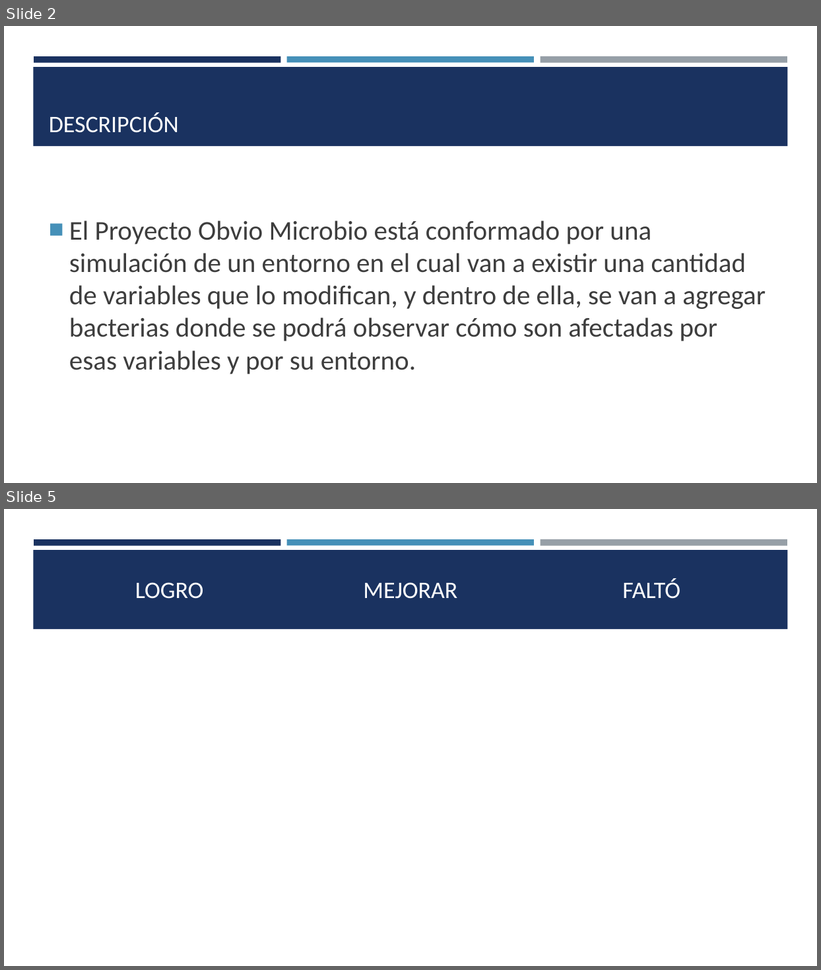
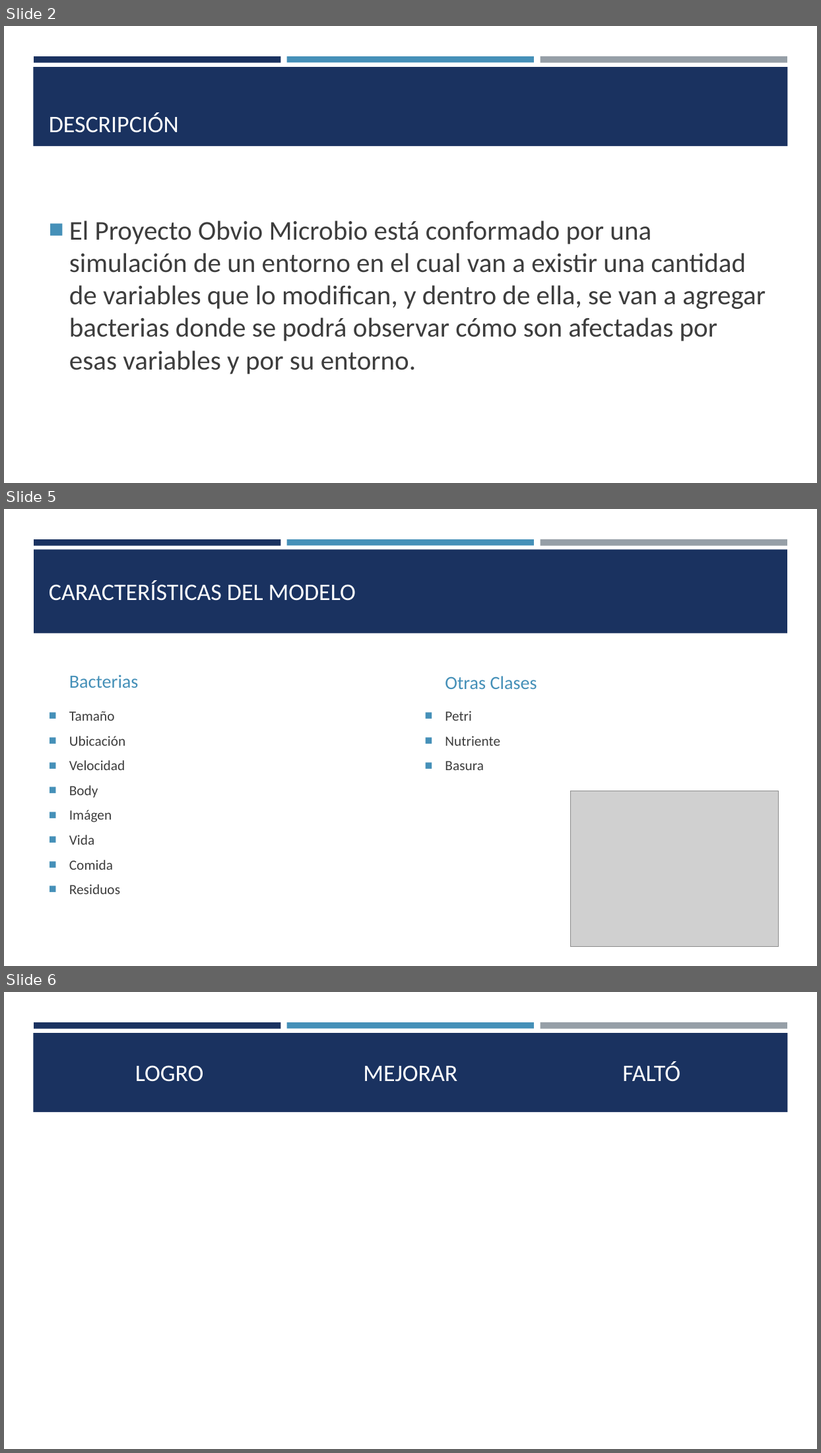
Before and after one commit to rubengv1999/ObvioMicrobio, a slide deck: Obvio Microbio.pptx. Shown one above the other, each under a label of ours: slides 2 and 5 before the commit, slides 2, 5 and 6 after it; the slides between them are not shown. The pictures are 821x970 and 821x1453 pixels, drawn with LibreOffice and Linux fonts; fonts in the diff are those of the drawing; grey boxes stand for pictures; background and template pictures are left out. Boxes give left, top, right and bottom in pixels: in the first picture for what was removed or moved away, otherwise in the second. Text is boxed around its words. In the diff, an @@ line names an element or a change of style, - is before the commit and + after.

```diff
--- a/Obvio Microbio.pptx
+++ b/Obvio Microbio.pptx
@@ slide 5 added at [4,509,817,966], background #FFFFFF; not listed: 3 template elements that a slide beside it also shows @@
@@ rectangle added at [34,549,788,634], fill #1A3260 @@
@@ title added at [49,580,356,601], 28 pt, text #FFFFFF @@
+CARACTERÍSTICAS DEL MODELO
@@ text added at [69,675,139,688], 22 pt, text #4590B8 @@
+Bacterias
@@ text added at [445,676,537,689], 22 pt, text #4590B8 @@
+Otras Clases
@@ text added at [69,712,125,894], 16.6 pt, text #3D3D3D @@
+■ Tamaño
+■ Ubicación
+■ Velocidad
+■ Body
+■ Imágen
+■ Vida
+■ Comida
+■ Residuos
@@ text added at [445,711,500,770], 16.6 pt, text #3D3D3D @@
+■ Petri
+■ Nutriente
+■ Basura
@@ picture added at [571,791,779,947] @@
@@ what was slide 5 is now slide 6 @@
```
Also in this commit, not shown: 1 slide changed, 1 other slide added, 1 slide removed, 5 other files.
